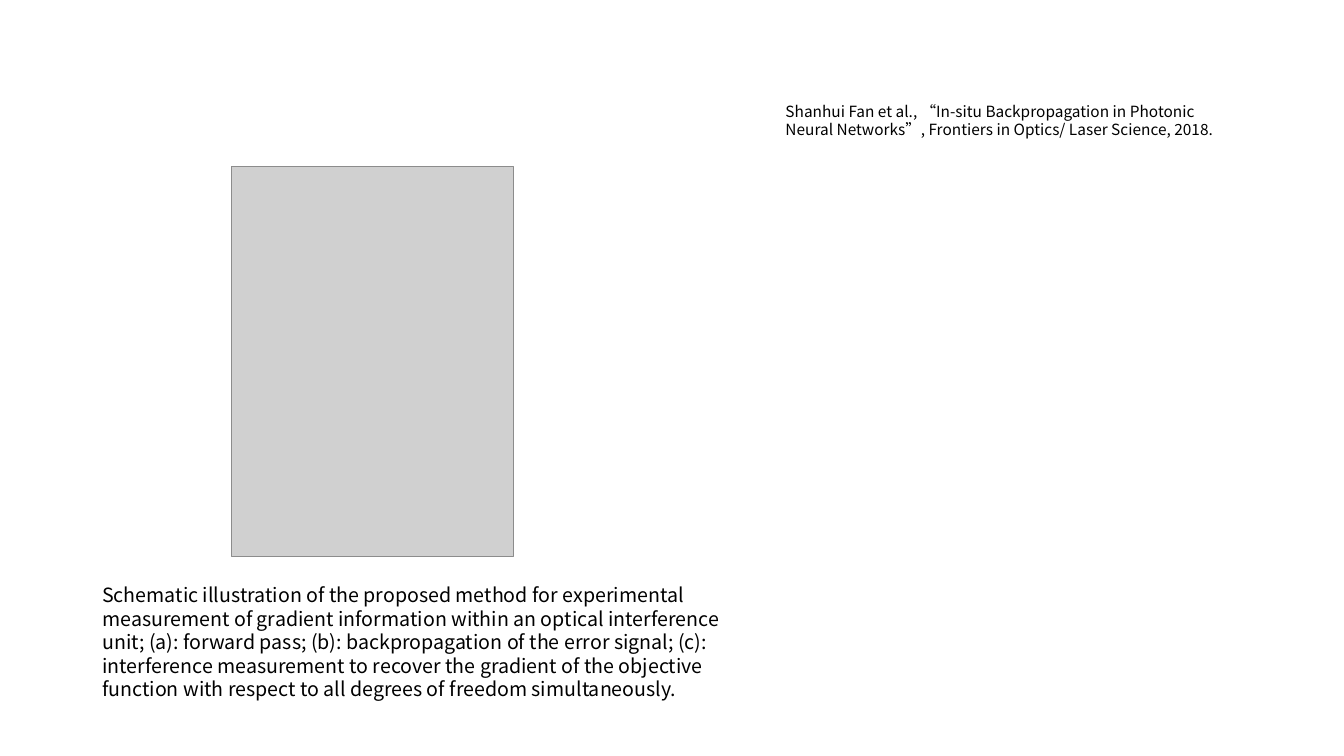
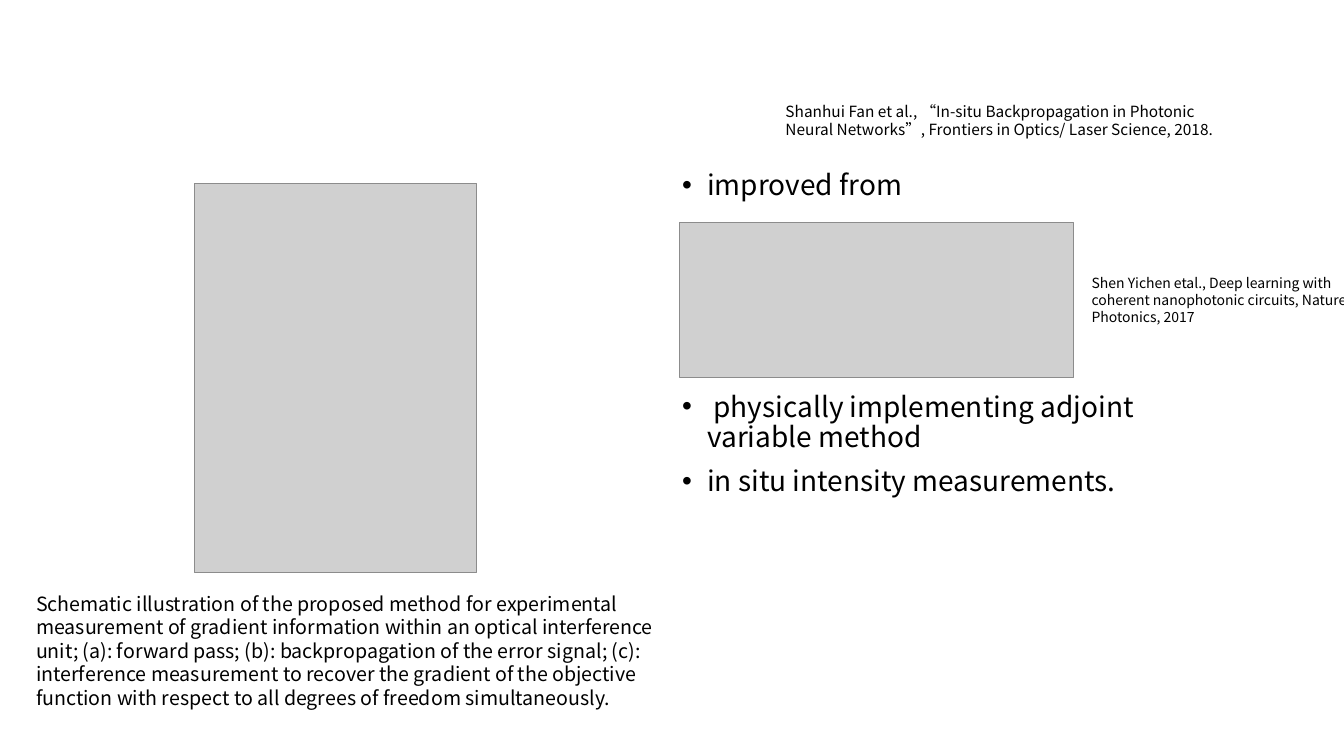
Before and after one commit to lucaschang95/DiscussionWithLin, a slide deck: slide 2 of 20190907 - Deep Learning 调研.pptx. Drawn at 1344x756 pixels with LibreOffice and Linux fonts; fonts in the diff are those of the drawing; grey boxes stand for pictures. Boxes give left, top, right and bottom in pixels: in the first picture for what was removed or moved away, otherwise in the second. Text is boxed around its words. In the diff, an @@ line names an element or a change of style, - is before the commit and + after.

```diff
--- a/20190907 - Deep Learning 调研.pptx
+++ b/20190907 - Deep Learning 调研.pptx
@@ text added at <box>707,172,1134,498</box>, 20 pt, text #000000 @@
+• improved from
+• physically implementing adjoint variable method
+• in situ intensity measurements.
@@ picture: place and size @@
-picture at <box>232,166,514,556</box>
+picture at <box>195,184,477,573</box>
@@ picture added at <box>680,223,1074,378</box> @@
@@ text added at <box>1092,277,1344,325</box>, 10 pt, text #000000 @@
+Shen Yichen etal., Deep learning with coherent nanophotonic circuits, Nature Photonics, 2017
@@ text "Schematic illustration of the proposed ...": place and size @@
-text "Schematic illustration of the proposed ..." at <box>102,586,719,701</box>
+text "Schematic illustration of the proposed ..." at <box>36,595,653,710</box>
```
Also in this commit, not shown: 4 slides added, 3 slides removed.
